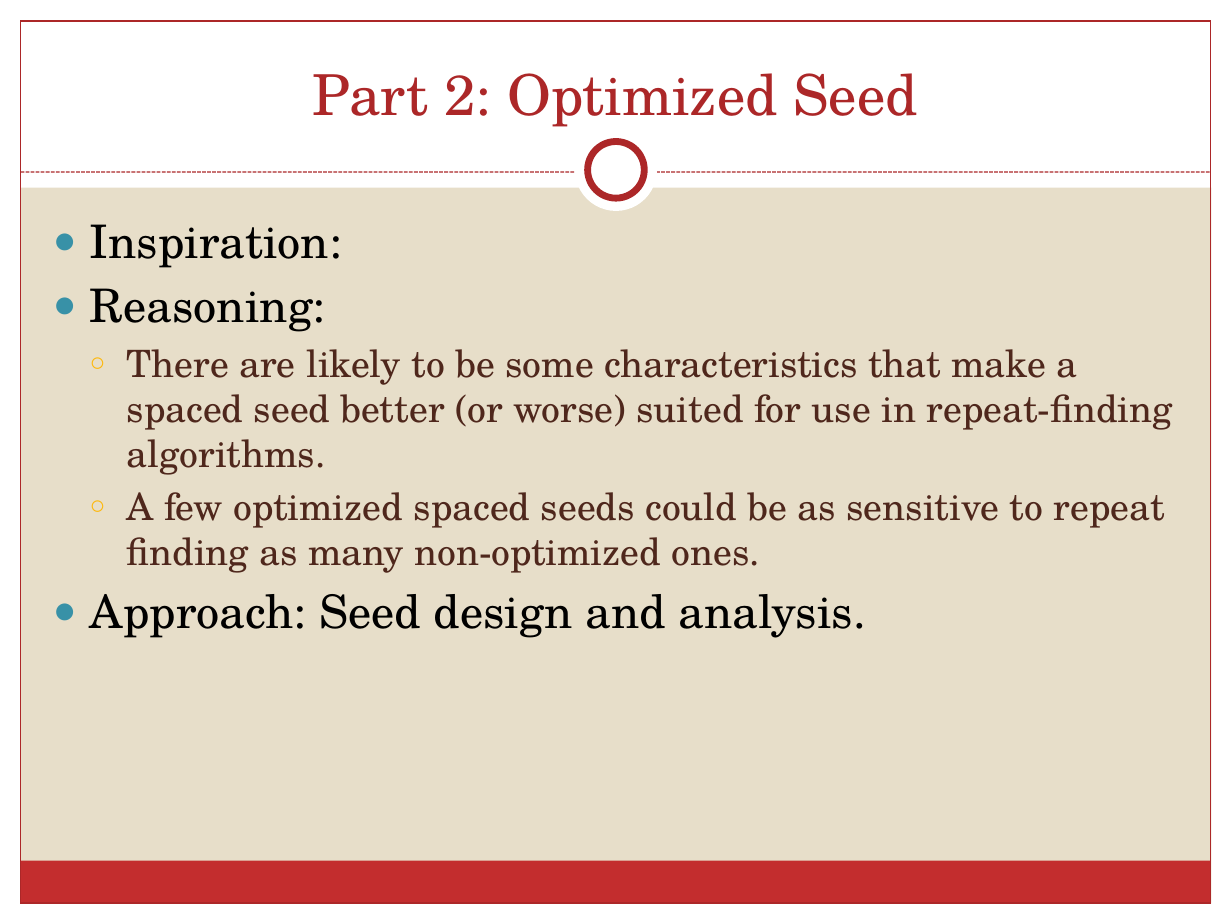
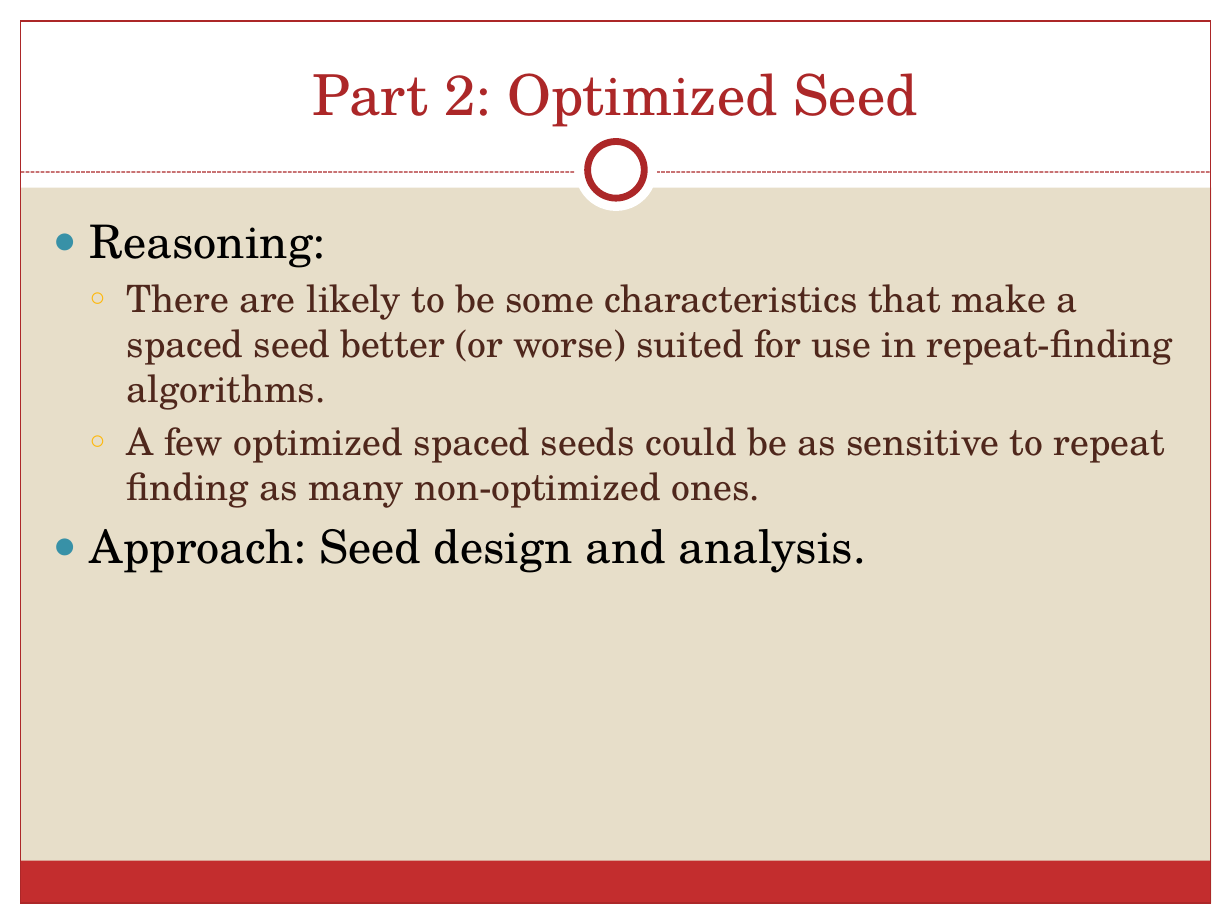
Before and after one commit to schaefce/proposal, a slide deck: slide 14 of SchaefferProposal.pptx (slide 13 before the commit). Drawn at 1232x924 pixels with LibreOffice and Linux fonts; fonts in the diff are those of the drawing. Boxes give left, top, right and bottom in pixels: in the first picture for what was removed or moved away, otherwise in the second. Text is boxed around its words. In the diff, an @@ line names an element or a change of style, - is before the commit and + after.

```diff
--- a/SchaefferProposal.pptx
+++ b/SchaefferProposal.pptx
@@ text at (x1=90, y1=224, x2=342, y2=268): paragraph removed @@
-● Inspiration:
```
Also in this commit, not shown: 5 other slides changed, 4 slides added, 2 slides removed.
